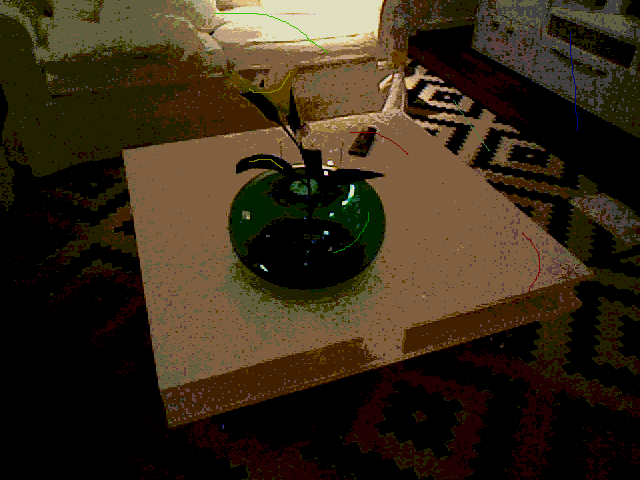
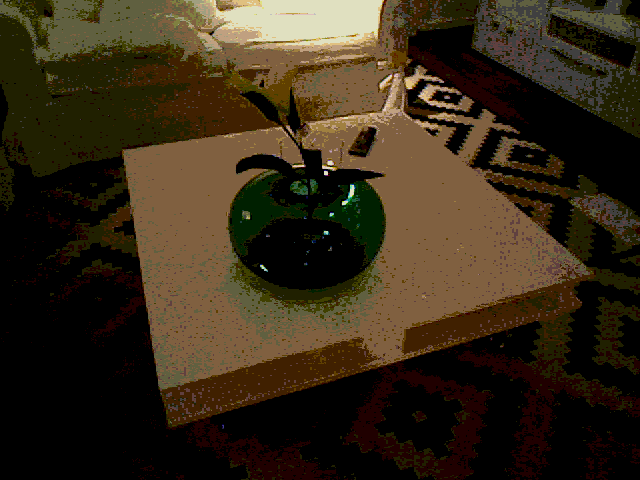
Layers edited between the first and the second 640×480 image:
removed layer "Layer #1" over <box>214,13,578,291</box>
